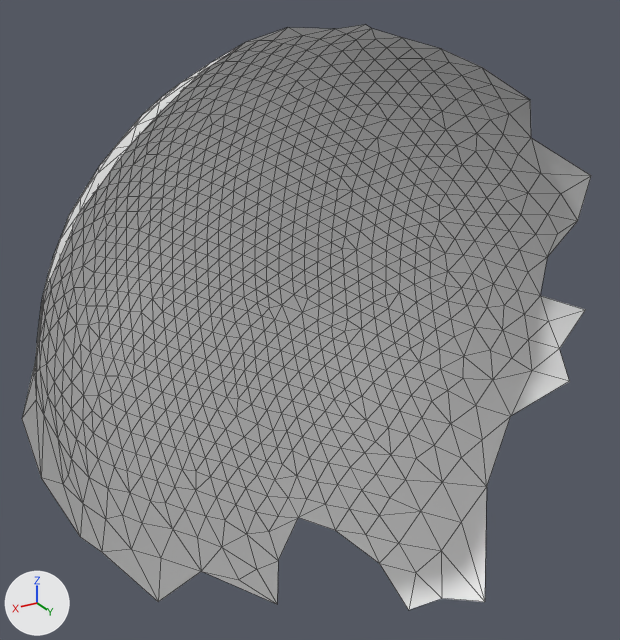
An edit to the OBJ model res/final/onecam_fullvolume/cleanedup/FullVolium.000364.obj, drawn before and after from the same camera.
Before and after are seen from a 50 mm camera at (145.1, 461.0, 448.8) aimed at (37.3, 281.3, 358.9). Arrows for +X, +Y and +Z are at lower left; the lights stay in place. Mesh edges are drawn as thin lines. Where no turn or scale is listed for an object, it has been applied to the vertices.

The first picture shows 'FullVolium.000364'.
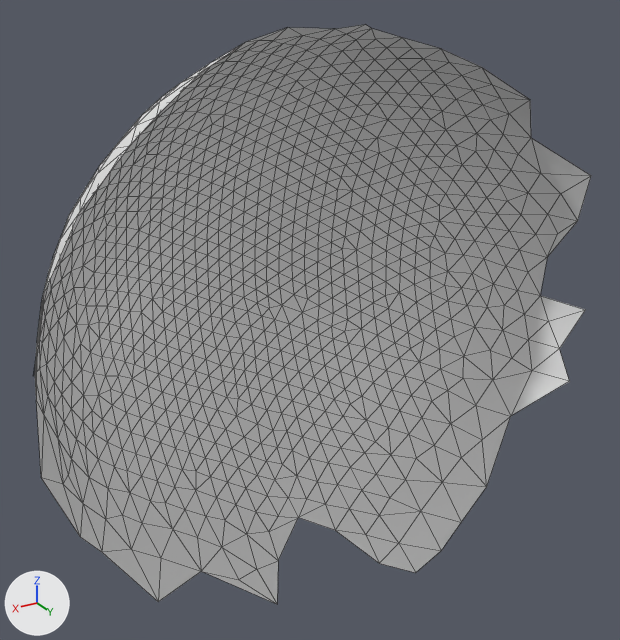
Boxes [x1, y1, x2, y2] around the edits, measured in the pictures (620 x 640 px):
'FullVolium.000364', reshaped: before [22, 24, 591, 610]; after [35, 24, 591, 604]
part 1 of me_fullvolium_000364, deleted: before [379, 487, 487, 610]
part 2 of me_fullvolium_000364, deleted: before [22, 359, 41, 476]

The change, as a diff of the scene's bpy script:
```diff
--- a/res/final/onecam_fullvolume/cleanedup/FullVolium.000364.obj.py
+++ b/res/final/onecam_fullvolume/cleanedup/FullVolium.000364.obj.py
@@ me_fullvolium_000364 @@
 me_fullvolium_000364.from_pydata(...)  # 930 vertices, 1818 faces; spans x -40.0..120.0, y 240.0..323.0, z 278.0..434.0
 # used by ob_fullvolium_000364; location = (0.0, 0.0, 0.0)
 # verts and faces of me_fullvolium_000364; kept vertices keep their numbers, new ones are numbered from 930
 # before: 851 (23.0, 296.0, 283.0) at pixel (379, 563), 853 (-3.0, 302.0, 292.0) at pixel (461, 522), 854 (-13.0, 301.0, 301.0) at pixel (486, 486), 903 (15.0, 304.0, 282.0) at pixel (415, 572), 904 (23.0, 312.0, 278.0) at pixel (408, 610)
 # before: 911 (6.0, 304.0, 286.0) at pixel (441, 550), 926 (5.0, 323.0, 281.0) at pixel (484, 601), 927 (13.0, 314.0, 279.0) at pixel (441, 598)
 # before: 915 (114.0, 307.0, 377.0) at pixel (35, 358), 916 (116.0, 316.0, 378.0) at pixel (33, 376), 918 (120.0, 319.0, 372.0) at pixel (21, 418), 928 (116.0, 310.0, 353.0) at pixel (41, 477), 929 (114.0, 303.0, 367.0) at pixel (36, 399)
+# me_fullvolium_000364 part 1
+delete_vertices([904, 926, 927])  # with the faces that use them
+# me_fullvolium_000364 part 2
+delete_vertices([918])  # with the faces that use them
```
